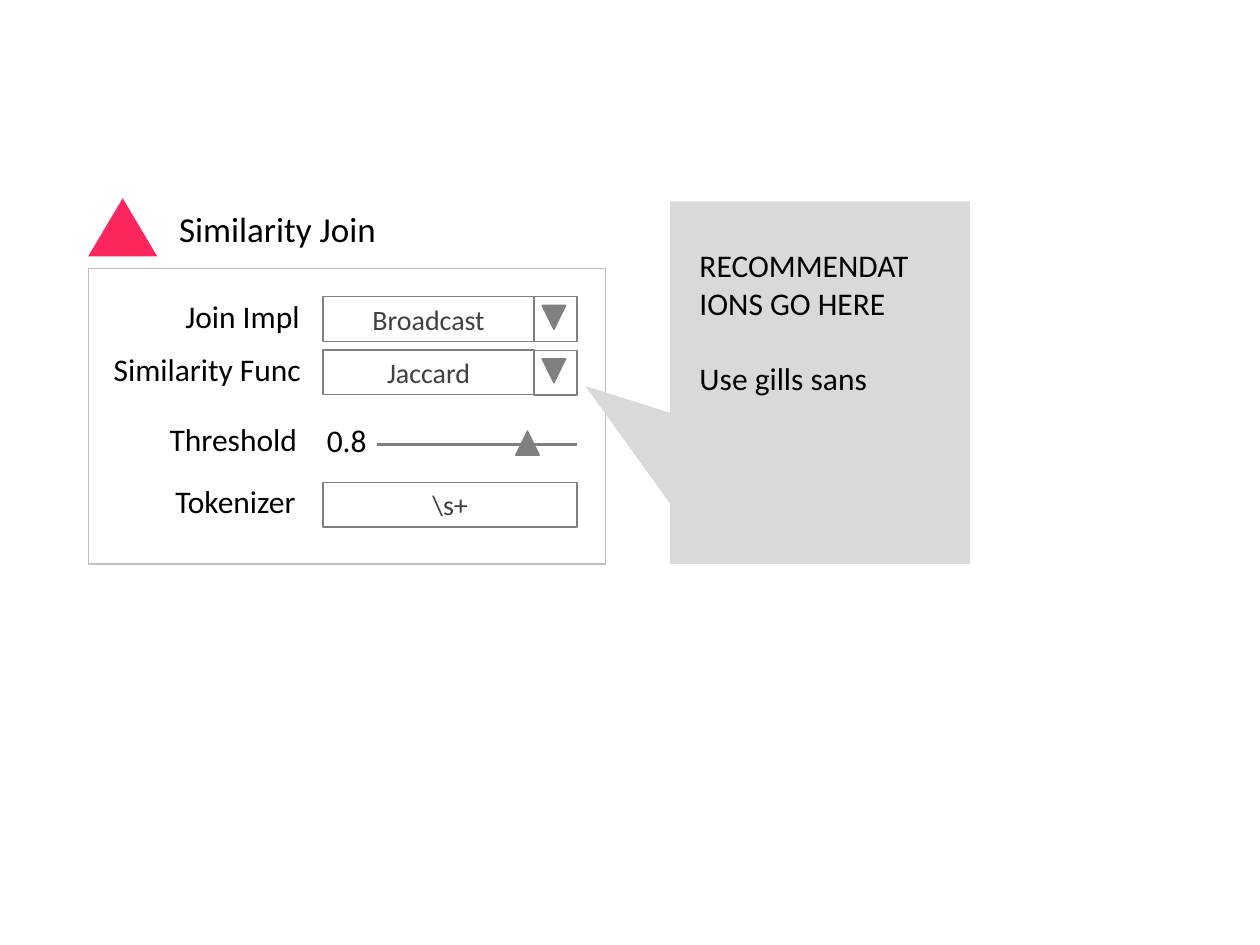
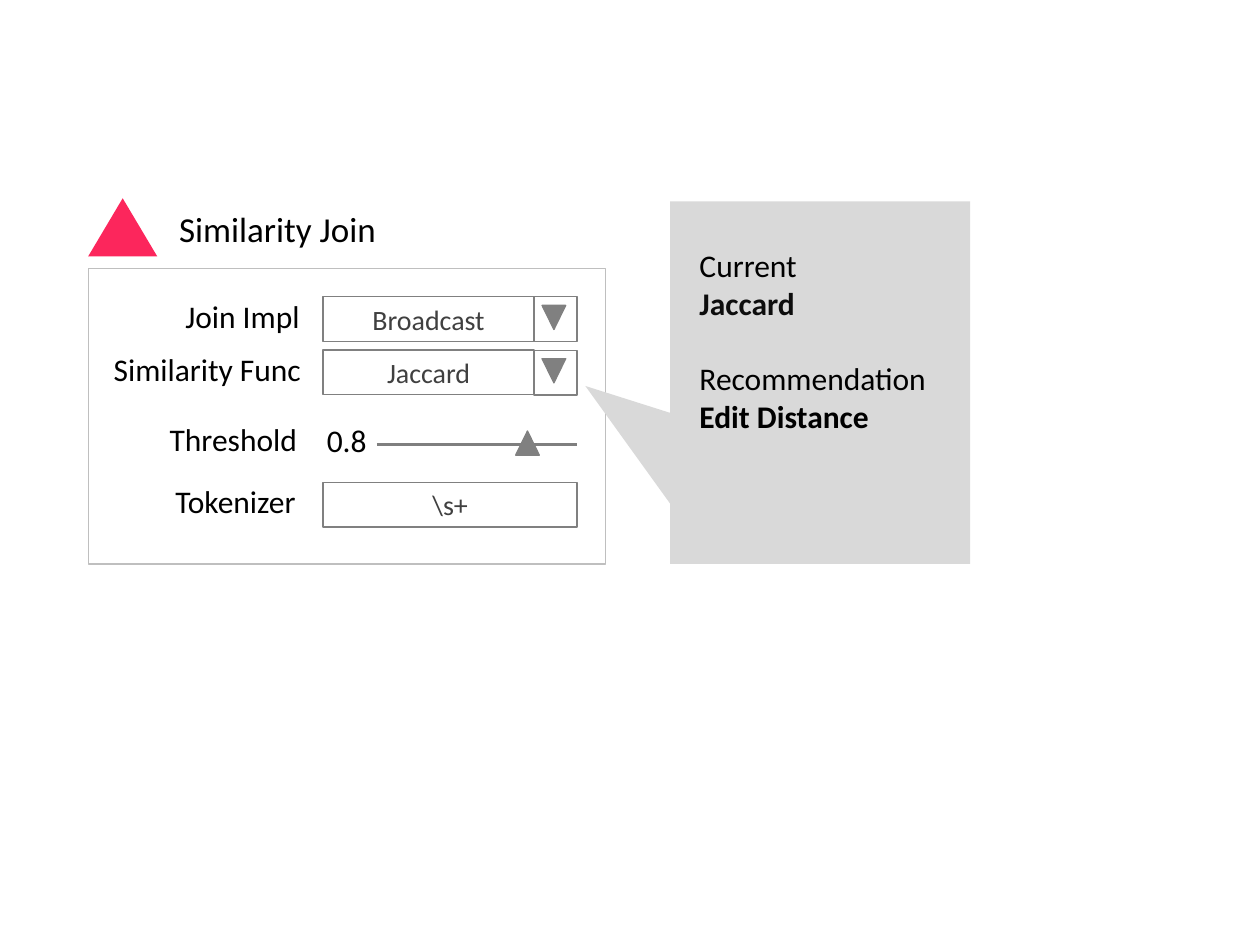
Before and after one commit to sjyk/vldb15-demo, a slide deck: slide 6 of figs/screenshot_diagrams.pptx. Drawn at 1260x945 pixels with LibreOffice and Linux fonts; fonts in the diff are those of the drawing; grey boxes stand for pictures. Boxes give left, top, right and bottom in pixels: in the first picture for what was removed or moved away, otherwise in the second. Text is boxed around its words. In the diff, an @@ line names an element or a change of style, - is before the commit and + after.

```diff
--- a/figs/screenshot_diagrams.pptx
+++ b/figs/screenshot_diagrams.pptx
@@ text at (x1=699, y1=256, x2=925, y2=429): text changed @@
-RECOMMENDATIONS GO HERE
-Use gills sans
+Current
+Jaccard
+Recommendation
+Edit Distance
```
Also in this commit, not shown: 1 other slide changed, 2 slides added, 1 slide removed, 3 other files.
